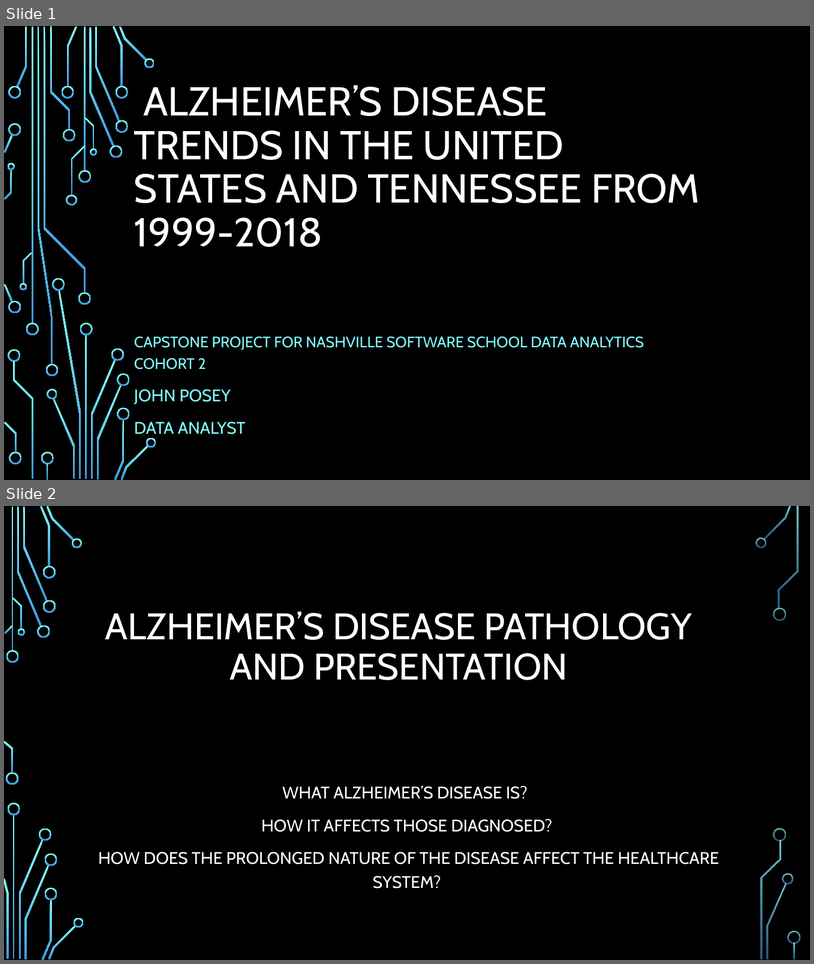
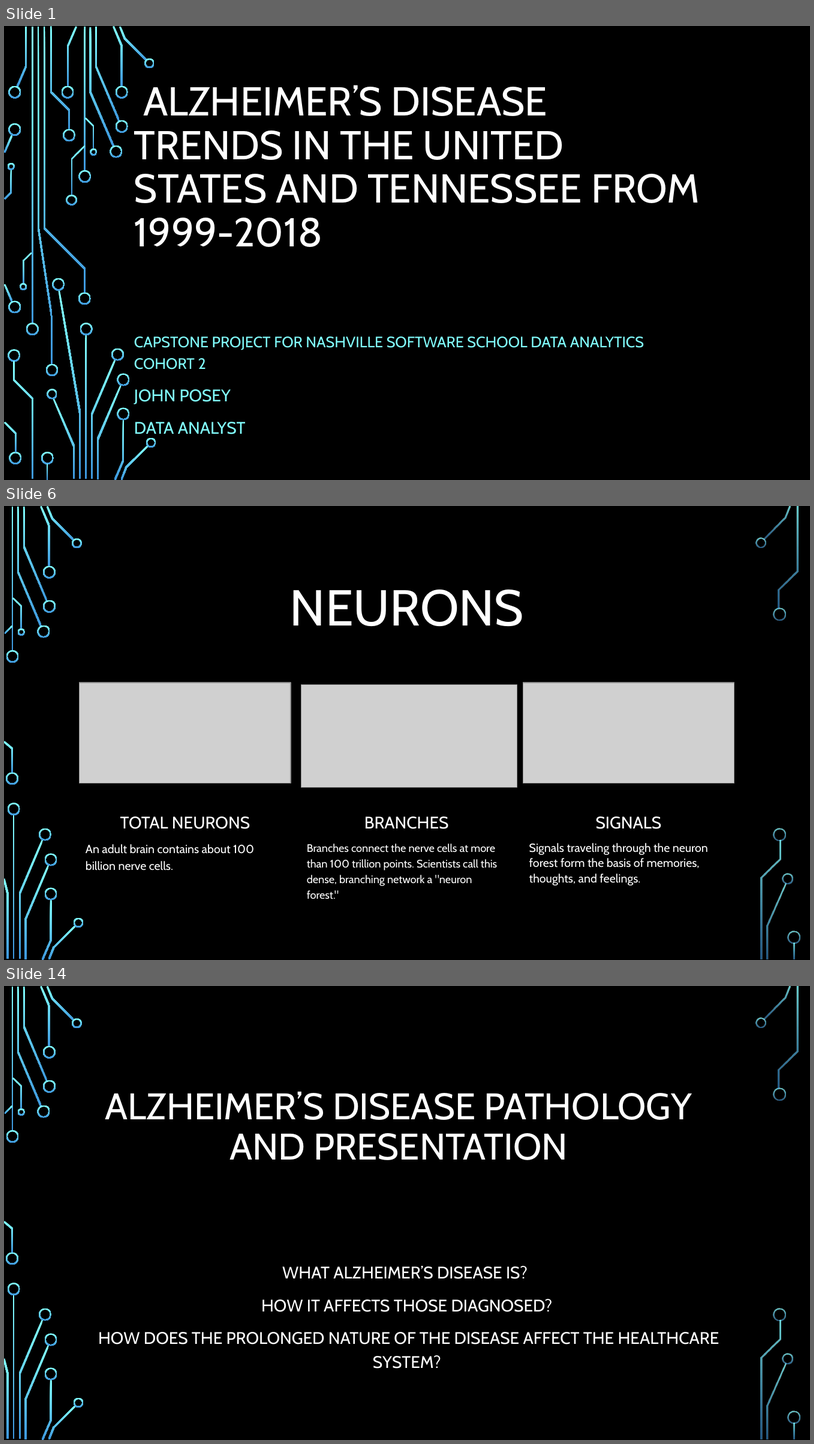
Before and after one commit to MrBardot/Trends-in-Alzheimers-Disease-Fatalities-in-the-United-States-and-Tennessee-from-1999-2018.-, a slide deck: Presentation/Alzheimer’s Disease Trends in the United States.pptx. Shown one above the other, each under a label of ours: slides 1 and 2 before the commit, slides 1, 6 and 14 after it; the slides between them are not shown. The pictures are 814x964 and 814x1444 pixels, drawn with LibreOffice and Linux fonts; fonts in the diff are those of the drawing; grey boxes stand for pictures; background and template pictures are left out. Boxes give left, top, right and bottom in pixels: in the first picture for what was removed or moved away, otherwise in the second. Text is boxed around its words. In the diff, an @@ line names an element or a change of style, - is before the commit and + after.

Commit message:
Added neuron and cortex slides

```diff
--- a/Presentation/Alzheimer’s Disease Trends in the United States.pptx
+++ b/Presentation/Alzheimer’s Disease Trends in the United States.pptx
@@ slide 6 added at <box>4,506,810,960</box>, background picture (left out); not listed: 36 template elements that a slide beside it also shows @@
@@ title added at <box>290,589,524,627</box>, 60 pt, text #FFFFFF @@
+NEURONS
@@ picture added at <box>80,682,291,784</box> @@
@@ picture added at <box>302,684,518,787</box> @@
@@ picture added at <box>524,682,735,784</box> @@
@@ text added at <box>120,816,250,829</box>, 20 pt, text #FFFFFF @@
+TOTAL NEURONS
@@ text added at <box>365,816,449,829</box>, 20 pt, text #FFFFFF @@
+BRANCHES
@@ text added at <box>596,816,662,829</box>, 20 pt, text #FFFFFF @@
+SIGNALS
@@ text added at <box>86,844,254,870</box>, 14 pt, text #FFFFFF @@
+An adult brain contains about 100 billion nerve cells.
@@ text added at <box>307,843,497,886</box>, 12.9 pt, text #FFFFFF @@
+Branches connect the nerve cells at more than 100 trillion points. Scientists call this dense, branching network a "neuron forest."
@@ text added at <box>530,843,708,885</box>, 14 pt, text #FFFFFF @@
+Signals traveling through the neuron forest form the basis of memories, thoughts, and feelings.
@@ what was slide 2 is now slide 14 @@
```
Also in this commit, not shown: 3 slides changed, 7 other slides added.
